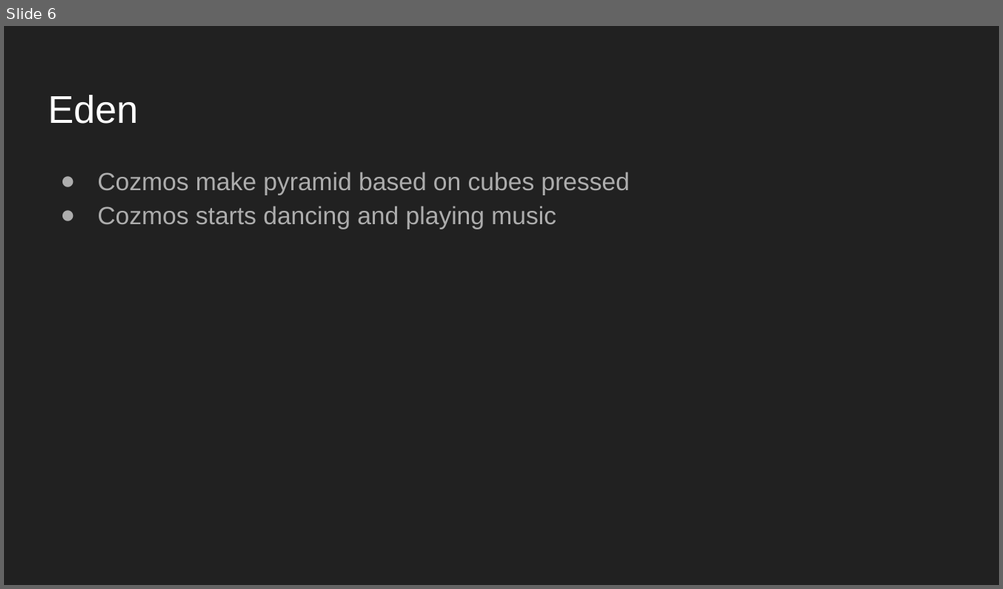
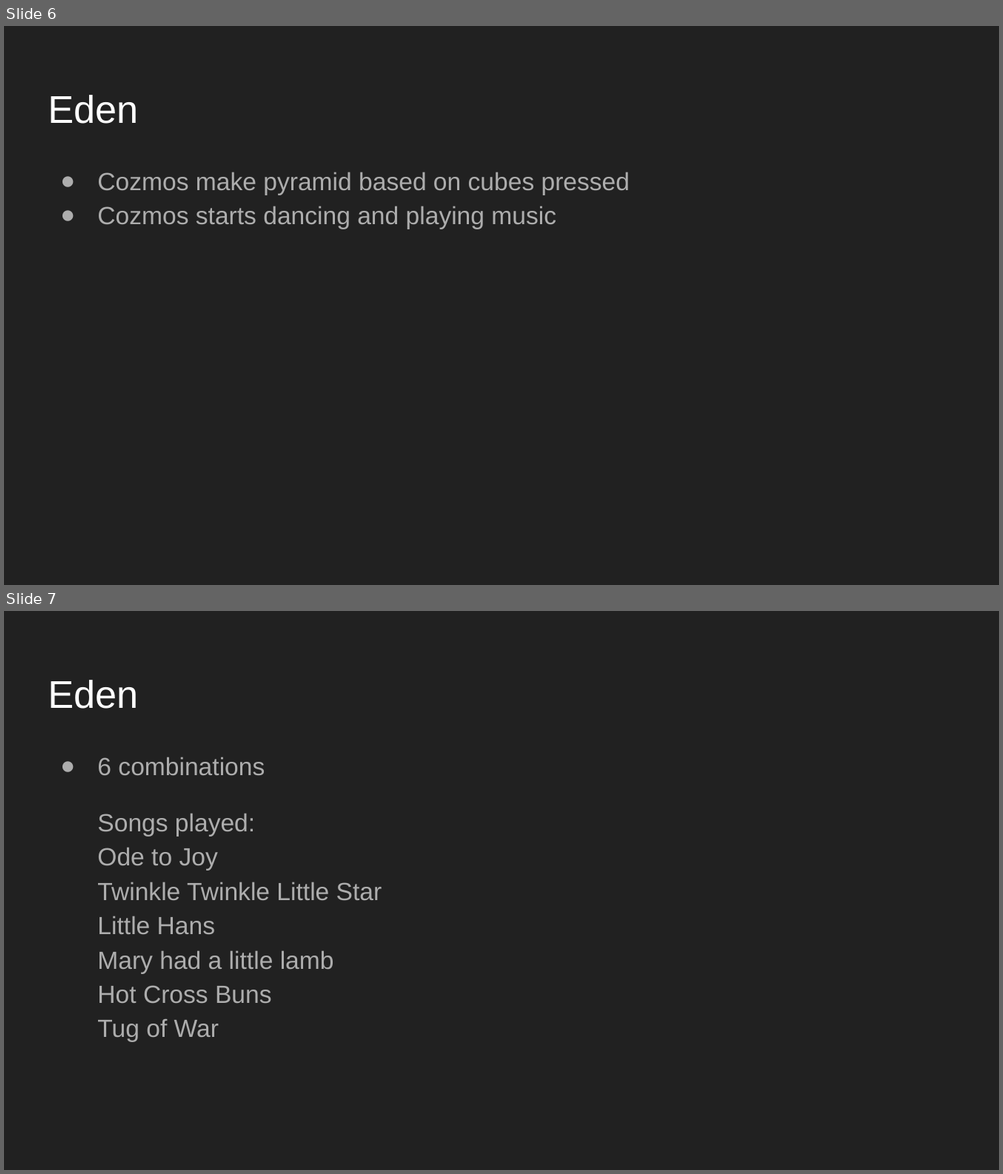
Before and after one commit to Sz3yan/ITApplication, a slide deck: Cozmo Presentation.pptx. Shown one above the other, each under a label of ours: slide 6 before the commit, slides 6 and 7 after it. The pictures are 1003x589 and 1003x1174 pixels, drawn with LibreOffice and Linux fonts; fonts in the diff are those of the drawing. Boxes give left, top, right and bottom in pixels: in the first picture for what was removed or moved away, otherwise in the second. Text is boxed around its words. In the diff, an @@ line names an element or a change of style, - is before the commit and + after.

```diff
--- a/Cozmo Presentation.pptx
+++ b/Cozmo Presentation.pptx
@@ slide 7 added at (x1=4, y1=611, x2=999, y2=1170), background #212121 @@
@@ title added at (x1=48, y1=680, x2=138, y2=709), 28 pt, text #FFFFFF @@
+Eden
@@ text added at (x1=97, y1=757, x2=382, y2=1042), 18 pt, text #ADADAD @@
+● 6 combinations
+Songs played:
+Ode to Joy
+Twinkle Twinkle Little Star
+Little Hans
+Mary had a little lamb
+Hot Cross Buns
+Tug of War
```
Also in this commit, not shown: 1 slide changed, 3 other files.
